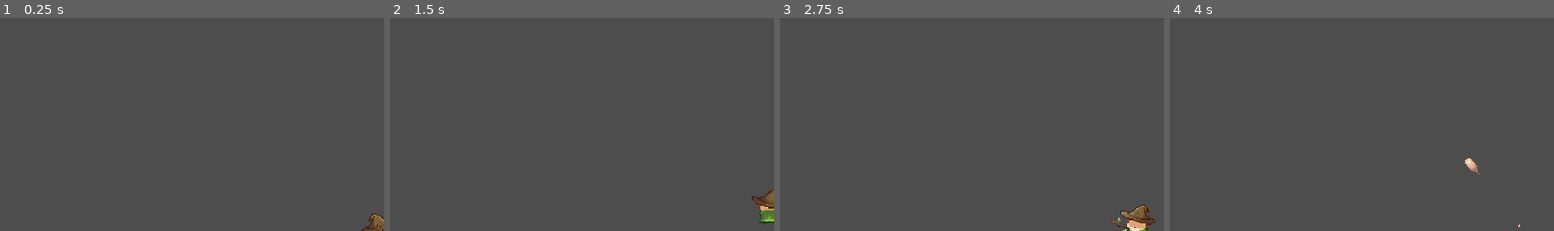
Above: before the commit, frames 1-4 (left to right).
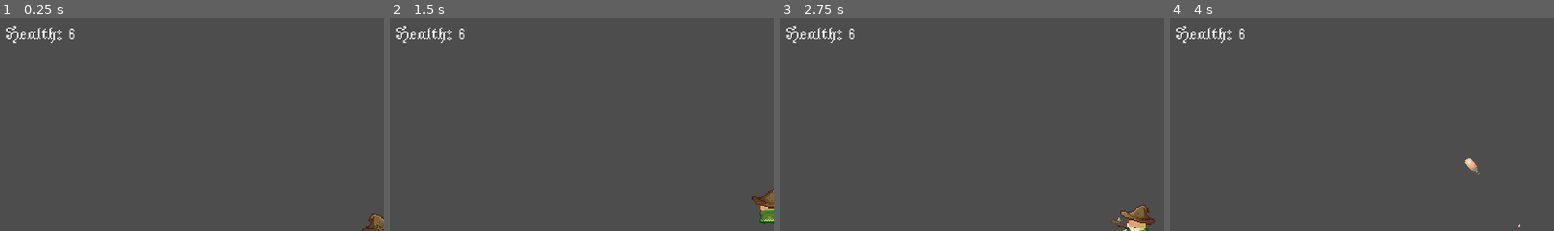
Above: after the commit, the same moments.

Repository: eriksolis/CSC-378-Final-Project
Game: Godot game, scene res://scenes/game.tscn
The game is run twice, just before and just after one commit, with the same random seed, the same clock (stepped at 60 frames per second) and the same inputs. The project has no main scene, so this scene is started directly.
Inputs (mouse positions are % of the whole screen's width and height, from its top left):
- Up to frame 1 (0.25 s): no input
- Up to frame 2 (1.5 s): tap Enter (ui_accept) at 0.5, 0.77 s; move the mouse to (45, 72) at 0.52 s; hold Up (ui_up) from 0.53 s (still down); tap X (ui_interact, bound only after the commit) at 0.6, 1.35 s; move the mouse to (80, 66) at 1.27 s
- Up to frame 3 (2.75 s): tap Enter (ui_accept) at 1.52 s; move the mouse to (19, 36) at 2.02 s; release Up (ui_up) at 2.03 s; hold Left (ui_left) from 2.03 s (still down); tap X (ui_interact, bound only after the commit) at 2.1 s
- Up to frame 4 (4 s): move the mouse to (55, 51) at 2.77 s; tap X (ui_interact, bound only after the commit) at 2.85, 3.6 s; tap Enter (ui_accept) at 3.02, 3.77 s; move the mouse to (34, 26) at 3.52 s; release Left (ui_left) at 3.53 s; hold Down (ui_down) from 3.53 s (still down)
The pictures show only the part of the screen within x 0-50%, y 1-51%; the shares and areas given below are measured in that part.

The runs differ from the first frame. In frame 1, 0.4% of the frame differs, in the area x 1-20%, y 3-12%; in frame 2, 0.4%; in frame 3, 0.4%; in frame 4, 0.4%.

Commit message:
added dialogue system

Diff:
--- a/project.godot
+++ b/project.godot
@@ -35,6 +35,7 @@
 , Object(InputEventKey,"resource_local_to_scene":false,"resource_name":"","device":0,"window_id":0,"alt_pressed":false, …(185 unchanged characters)…
 , Object(InputEventKey,"resource_local_to_scene":false,"resource_name":"","device":0,"window_id":0,"alt_pressed":false, …(181 unchanged characters)…
 , Object(InputEventMouseButton,"resource_local_to_scene":false,"resource_name":"","device":-1,"window_id":0,"alt_presse …(250 unchanged characters)…
+, Object(InputEventKey,"resource_local_to_scene":false,"resource_name":"","device":-1,"window_id":0,"alt_pressed":false,"shift_pressed":false,"ctrl_pressed":false,"meta_pressed":false,"pressed":false,"keycode":0,"physical_keycode":90,"key_label":0,"unicode":122,"location":0,"echo":false,"script":null)
 ]
 }
 ui_left={
@@ -69,6 +70,12 @@
 , Object(InputEventKey,"resource_local_to_scene":false,"resource_name":"","device":-1,"window_id":0,"alt_pressed":false …(183 unchanged characters)…
 ]
 }
+ui_interact={
+"deadzone": 0.5,
+"events": [Object(InputEventKey,"resource_local_to_scene":false,"resource_name":"","device":-1,"window_id":0,"alt_pressed":false,"shift_pressed":false,"ctrl_pressed":false,"meta_pressed":false,"pressed":false,"keycode":0,"physical_keycode":88,"key_label":0,"unicode":120,"location":0,"echo":false,"script":null)
+, Object(InputEventKey,"resource_local_to_scene":false,"resource_name":"","device":-1,"window_id":0,"alt_pressed":false,"shift_pressed":false,"ctrl_pressed":false,"meta_pressed":false,"pressed":false,"keycode":0,"physical_keycode":69,"key_label":0,"unicode":101,"location":0,"echo":false,"script":null)
+]
+}
 
 [rendering]
 
--- a/scenes/dialogue_system.tscn
+++ b/scenes/dialogue_system.tscn
@@ -1,11 +1,14 @@
-[gd_scene load_steps=3 format=3 uid="uid://c1sp7dmrvxbwb"]
+[gd_scene load_steps=5 format=3 uid="uid://c1sp7dmrvxbwb"]
 
+[ext_resource type="Script" path="res://scripts/dialogue_system.gd" id="1_63stm"]
 [ext_resource type="Texture2D" uid="uid://db5oy2jvsx745" path="res://images/npcs/dialogue_box.png" id="1_nq8tj"]
 [ext_resource type="FontFile" uid="uid://b1ae4tx6npay3" path="res://JacquardaBastarda9-Regular.ttf" id="2_c2n2i"]
+[ext_resource type="AudioStream" uid="uid://barh3mjhplfsb" path="res://audio/click1.wav" id="4_0hfd7"]
 
 [node name="DialogueLayer" type="CanvasLayer"]
+script = ExtResource("1_63stm")
 
-[node name="TextureRect" type="TextureRect" parent="."]
+[node name="DialogueBox" type="TextureRect" parent="."]
 anchors_preset = 7
 anchor_left = 0.5
 anchor_top = 1.0
@@ -19,7 +22,7 @@
 grow_vertical = 0
 texture = ExtResource("1_nq8tj")
 
-[node name="MarginContainer" type="MarginContainer" parent="TextureRect"]
+[node name="MarginContainer" type="MarginContainer" parent="DialogueBox"]
 layout_mode = 1
 anchors_preset = 15
 anchor_right = 1.0
@@ -31,13 +34,17 @@
 theme_override_constants/margin_right = 60
 theme_override_constants/margin_bottom = 60
 
-[node name="Label" type="Label" parent="TextureRect/MarginContainer"]
+[node name="Dialogue" type="Label" parent="DialogueBox/MarginContainer"]
 custom_minimum_size = Vector2(52, 52)
 layout_mode = 2
 size_flags_vertical = 0
 theme_override_fonts/font = ExtResource("2_c2n2i")
-theme_override_font_sizes/font_size = 52
+theme_override_font_sizes/font_size = 42
 text = "This is test dialogue. I am a wizard, Harry.
 
 "
 autowrap_mode = 2
+
+[node name="Click1" type="AudioStreamPlayer" parent="."]
+stream = ExtResource("4_0hfd7")
+pitch_scale = 0.5
--- a/scenes/game.tscn
+++ b/scenes/game.tscn
@@ -1,8 +1,14 @@
-[gd_scene load_steps=4 format=3 uid="uid://7vlrnty15x2h"]
+[gd_scene load_steps=8 format=3 uid="uid://7vlrnty15x2h"]
 
 [ext_resource type="PackedScene" uid="uid://boafl0ap4dpbv" path="res://scenes/slime.tscn" id="1_gb4t7"]
 [ext_resource type="PackedScene" uid="uid://cscudlnjgjbj1" path="res://scenes/player.tscn" id="2_5wvsr"]
 [ext_resource type="PackedScene" uid="uid://bdhrvr5blpgm7" path="res://scenes/summon.tscn" id="3_yanxi"]
+[ext_resource type="Script" path="res://scripts/interaction_zone.gd" id="4_i0e0q"]
+[ext_resource type="PackedScene" uid="uid://c1sp7dmrvxbwb" path="res://scenes/dialogue_system.tscn" id="5_5xrf0"]
+[ext_resource type="FontFile" uid="uid://b1ae4tx6npay3" path="res://JacquardaBastarda9-Regular.ttf" id="6_ff80j"]
+
+[sub_resource type="RectangleShape2D" id="RectangleShape2D_0kfkf"]
+size = Vector2(272, 288)
 
 [node name="Game" type="Node2D"]
 y_sort_enabled = true
@@ -23,3 +29,25 @@
 
 [node name="Summon" parent="." instance=ExtResource("3_yanxi")]
 position = Vector2(855, 574)
+
+[node name="InteractArea" type="Area2D" parent="."]
+script = ExtResource("4_i0e0q")
+
+[node name="CollisionShape2D" type="CollisionShape2D" parent="InteractArea"]
+position = Vector2(206, 585)
+shape = SubResource("RectangleShape2D_0kfkf")
+
+[node name="DialogueLayer" parent="InteractArea" instance=ExtResource("5_5xrf0")]
+dialogue = ["My young apprentice. It's up to you to defend this village! ]Press E to continue.[", "Gerald is a force to be reckoned with. I remember when I had to deal with his father.>", " His father, Geraldino, ruled this land with an iron fist. His king slime power knew no bounds.>", "Fortunately for you, my powers knew none either!>", "]You stare at him with a blank face.[>", "Anyways... Gerald's forces should be here soon. Be on guard!"]
+
+[node name="E" type="Label" parent="InteractArea"]
+offset_left = 182.0
+offset_top = 383.0
+offset_right = 222.0
+offset_bottom = 439.0
+theme_override_fonts/font = ExtResource("6_ff80j")
+theme_override_font_sizes/font_size = 42
+text = "E"
+
+[connection signal="body_entered" from="InteractArea" to="InteractArea" method="_on_body_entered"]
+[connection signal="body_exited" from="InteractArea" to="InteractArea" method="_on_body_exited"]
--- a/scenes/player.tscn
+++ b/scenes/player.tscn
@@ -41,6 +41,7 @@
 [ext_resource type="Texture2D" uid="uid://rqh331h18jry" path="res://images/wand/001.png" id="39_pju5a"]
 [ext_resource type="Texture2D" uid="uid://dfvxxsiqwkjqn" path="res://images/wand/002.png" id="40_7h8oj"]
 [ext_resource type="Texture2D" uid="uid://cux66cl13xrha" path="res://images/wand/003.png" id="41_km8xd"]
+[ext_resource type="FontFile" uid="uid://b1ae4tx6npay3" path="res://JacquardaBastarda9-Regular.ttf" id="42_ec24a"]
 
 [sub_resource type="SpriteFrames" id="SpriteFrames_p1bda"]
 animations = [{
@@ -245,4 +246,25 @@
 [node name="Marker2D" type="Marker2D" parent="Wand"]
 position = Vector2(33, -33)
 
+[node name="PlayerUI" type="CanvasLayer" parent="."]
+
+[node name="Health" type="Control" parent="PlayerUI"]
+layout_mode = 3
+anchors_preset = 15
+anchor_right = 1.0
+anchor_bottom = 1.0
+grow_horizontal = 2
+grow_vertical = 2
+mouse_filter = 1
+
+[node name="PlaceholderHealth" type="Label" parent="PlayerUI/Health"]
+layout_mode = 0
+offset_left = 30.0
+offset_top = 24.0
+offset_right = 185.0
+offset_bottom = 80.0
+theme_override_fonts/font = ExtResource("42_ec24a")
+theme_override_font_sizes/font_size = 42
+text = "Health: "
+
 [connection signal="animation_finished" from="Wand" to="." method="_on_wand_animation_finished"]
--- /dev/null
+++ b/scripts/dialogue_system.gd
@@ -0,0 +1,50 @@
+extends CanvasLayer
+var tween
+@export var dialogue = ["This is dialogue.", "hello","i like turtles :>"]
+@onready var dialogueLabel = $DialogueBox/MarginContainer/Dialogue
+signal dialogueFinished
+
+var current = 0
+var textSpeed = 0.05
+
+func _ready() -> void:
+	hide()
+
+func start() -> void:
+	show()
+	current = 0
+	display(dialogue[current])
+
+func display(text):
+	dialogueLabel.visible_characters = 0
+	dialogueLabel.text = text
+	if tween:
+		tween.kill()
+	tween = get_tree().create_tween()
+	var totalCharacters = len(dialogueLabel.text)
+	tween.tween_method(nextChar, 0, totalCharacters, totalCharacters * textSpeed)
+
+func nextChar(value: int):
+	dialogueLabel.visible_characters = value
+	if !$Click1.playing:
+		$Click1.pitch_scale = randf_range(0.9, 1)
+		$Click1.play()
+
+func _input(event: InputEvent) -> void:
+	if visible and Input.is_action_just_pressed("ui_interact"):
+		if !$Click1.playing:
+			$Click1.pitch_scale = randf_range(0.9, 1)
+			$Click1.play()
+		var currentCharacters = dialogueLabel.visible_characters
+		var totalCharacters = len(dialogueLabel.text)
+		if currentCharacters != totalCharacters and currentCharacters != -1:
+			if tween:
+				tween.kill()
+			dialogueLabel.visible_characters = -1
+		else:
+			if current + 1 < len(dialogue):
+				current += 1
+				display(dialogue[current])
+			else:
+				hide()
+				dialogueFinished.emit()
--- /dev/null
+++ b/scripts/interaction_zone.gd
@@ -0,0 +1,27 @@
+extends Area2D
+var completed = false
+var inProgress = false
+@onready var player = get_tree().get_first_node_in_group("Player")
+
+func _ready() -> void:
+	$DialogueLayer.connect("dialogueFinished", setCompleted)
+	$E.hide()
+
+func _input(event: InputEvent) -> void:
+	if !inProgress and !completed and Input.is_action_just_pressed("ui_interact") and player in get_overlapping_bodies():
+		inProgress = true
+		$DialogueLayer.start()
+
+func setCompleted():
+	completed = true
+	set_deferred("monitorable", false)
+	set_deferred("monitoring", false)
+
+
+func _on_body_entered(body: Node2D) -> void:
+	if !completed and body.is_in_group("Player"):
+		$E.show()
+
+
+func _on_body_exited(body: Node2D) -> void:
+	$E.hide()
--- a/scripts/player.gd
+++ b/scripts/player.gd
@@ -7,8 +7,11 @@
 var motion = MOTION.IDLE
 var health = 6
 const SPEED = 150.0
+var tween
 @onready var fireball = load("res://scenes/fireball.tscn")
 
+func _ready() -> void:
+	updateHealth()
 
 func _physics_process(_delta: float) -> void:
 	# MOVEMENT
@@ -98,7 +101,13 @@
 
 ## CALLED BY ENEMY ON PLAYER
 func hit():
+	$Sprite.modulate.v = 3
+	if tween:
+		tween.kill()
+	tween = get_tree().create_tween()
+	tween.tween_property($Sprite, "modulate:v", 1, 0.2)
 	health -= 1
+	updateHealth()
 	if health == 0:
 		# END GAME
 		get_tree().paused = true
@@ -106,3 +115,7 @@
 ## RESET FIRE
 func _on_wand_animation_finished() -> void:
 	$Wand.play("default")
+
+## PLACEHOLDER HEALTH FUNCTION WHERE IT UPDATES A LABEL
+func updateHealth():
+	$PlayerUI/Health/PlaceholderHealth.text = "Health: " + str(health)
Not shown, added: audio/click1.wav.import
Not shown: 1 places in scenes/player.tscn that only renumber resources
Not shown, added: audio/click1.wav
